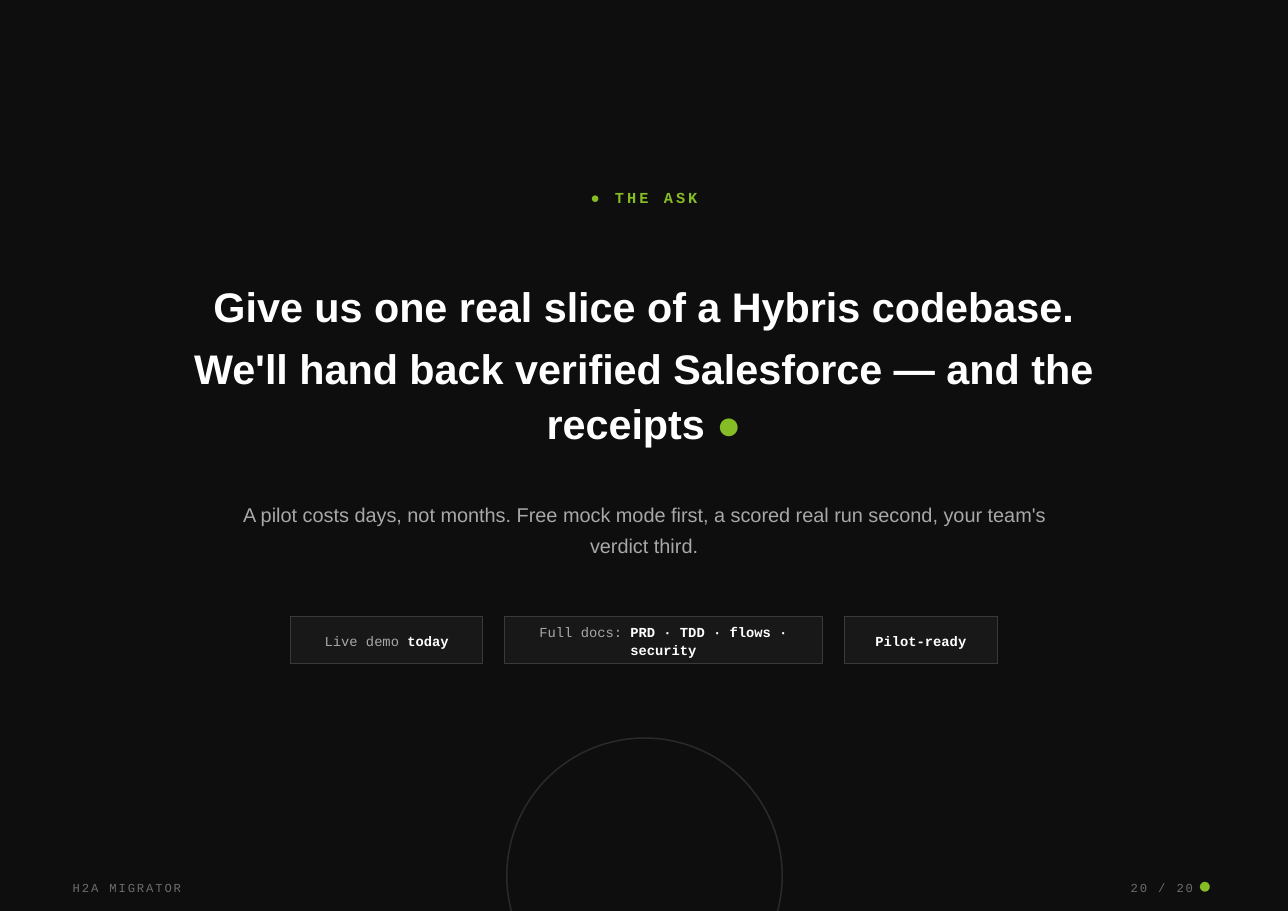
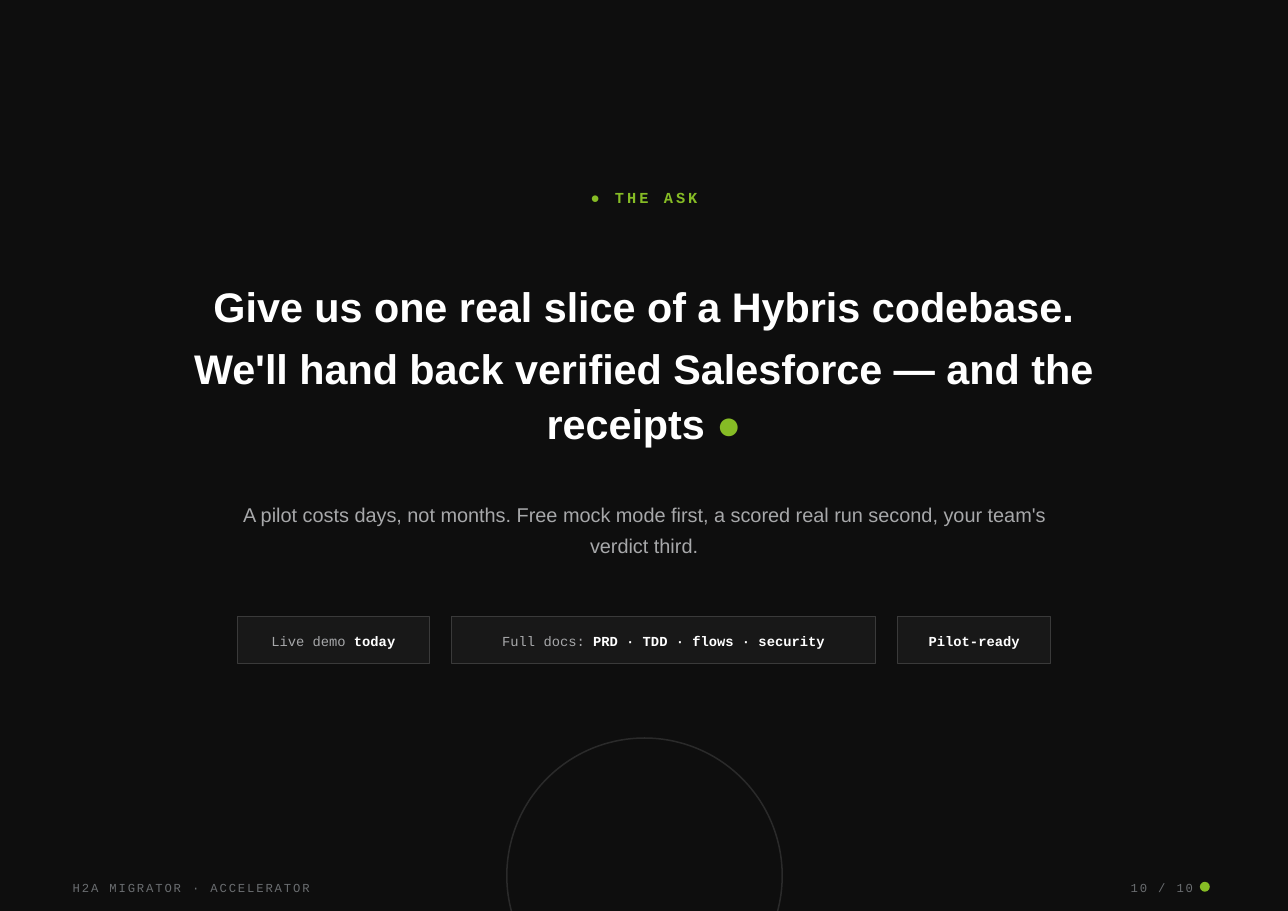
Before and after one commit to Vikaschd04/SAP_Salesforce_Migrator, a slide deck: slide 10 of docs/DEMO_DECK.pptx (slide 20 before the commit). Drawn at 1288x911 pixels with LibreOffice and Linux fonts; fonts in the diff are those of the drawing. Boxes give left, top, right and bottom in pixels: in the first picture for what was removed or moved away, otherwise in the second. Text is boxed around its words. In the diff, an @@ line names an element or a change of style, - is before the commit and + after.

Commit message:
refactor: update H2A Migrator deck generation script to a 10-slide executive accelerator format and remove obsolete PDF.

```diff
--- a/docs/DEMO_DECK.pptx
+++ b/docs/DEMO_DECK.pptx
@@ rectangle: place and size @@
-rectangle at [291, 617, 483, 663]
+rectangle at [237, 617, 429, 663]
@@ text "Live demo today": place and size @@
-text "Live demo today" at [325, 636, 448, 649]
+text "Live demo today" at [271, 636, 395, 649]
@@ rectangle: place and size @@
-rectangle at [505, 617, 822, 663]
+rectangle at [451, 617, 875, 663]
@@ text "Full docs: PRD · TDD ..." rewrapped from [539, 627, 771, 658] to [502, 636, 824, 649] @@
@@ rectangle: place and size @@
-rectangle at [844, 617, 997, 663]
+rectangle at [898, 617, 1051, 663]
@@ text "Pilot-ready": place and size @@
-text "Pilot-ready" at [875, 636, 966, 649]
+text "Pilot-ready" at [929, 636, 1020, 649]
@@ text at [73, 884, 309, 892]: text changed @@
-H2A MIGRATOR
+H2A MIGRATOR · ACCELERATOR
@@ text at [1131, 884, 1194, 892]: text changed @@
-20 / 20
+10 / 10
```
Also in this commit, not shown: 9 other slides changed, 10 slides removed, 4 other files.
